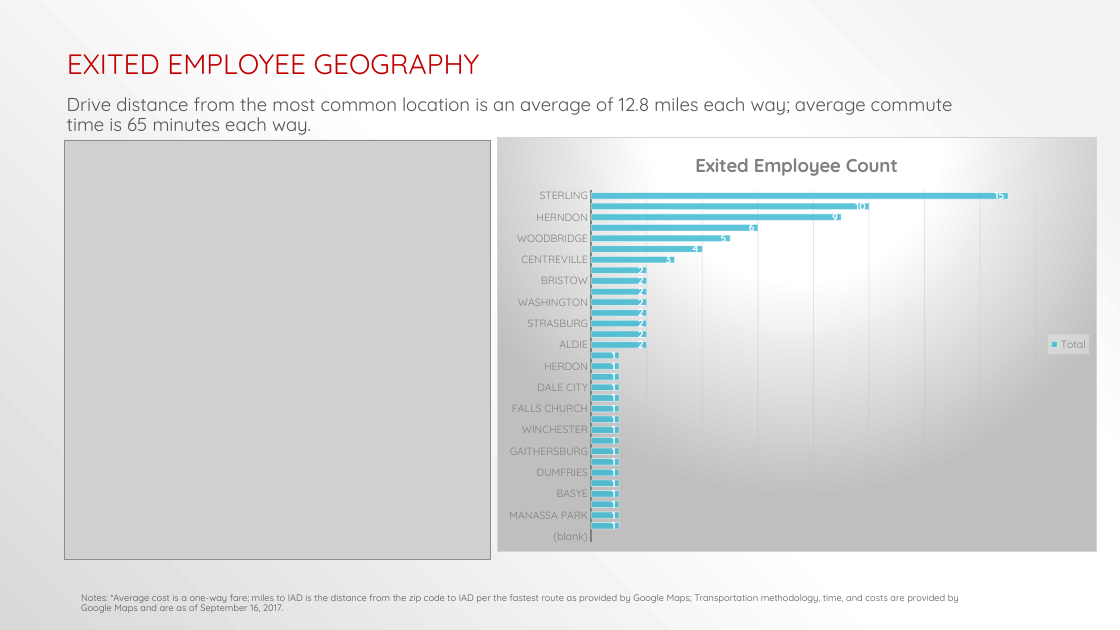
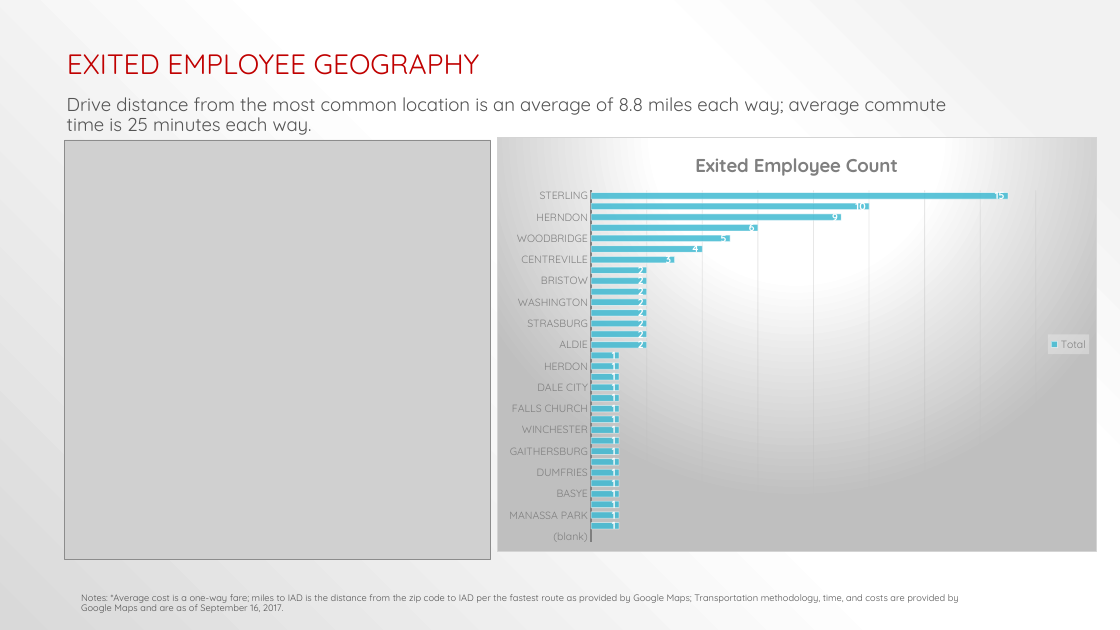
Before and after one commit to kirundar/KM-Airlines, a slide deck: slide 13 of Turnover Analysis IAD.pptx. Drawn at 1120x630 pixels with LibreOffice and Linux fonts; fonts in the diff are those of the drawing; grey boxes stand for pictures. Boxes give left, top, right and bottom in pixels: in the first picture for what was removed or moved away, otherwise in the second. Text is boxed around its words. In the diff, an @@ line names an element or a change of style, - is before the commit and + after.

```diff
--- a/Turnover Analysis IAD.pptx
+++ b/Turnover Analysis IAD.pptx
@@ text at box(67, 97, 947, 135): text changed @@
-Drive distance from the most common location is an average of 12.8 miles each way; average commute time is 65 minutes each way.
+Drive distance from the most common location is an average of 8.8 miles each way; average commute time is 25 minutes each way.
```
Also in this commit, not shown: 2 other slides changed.
